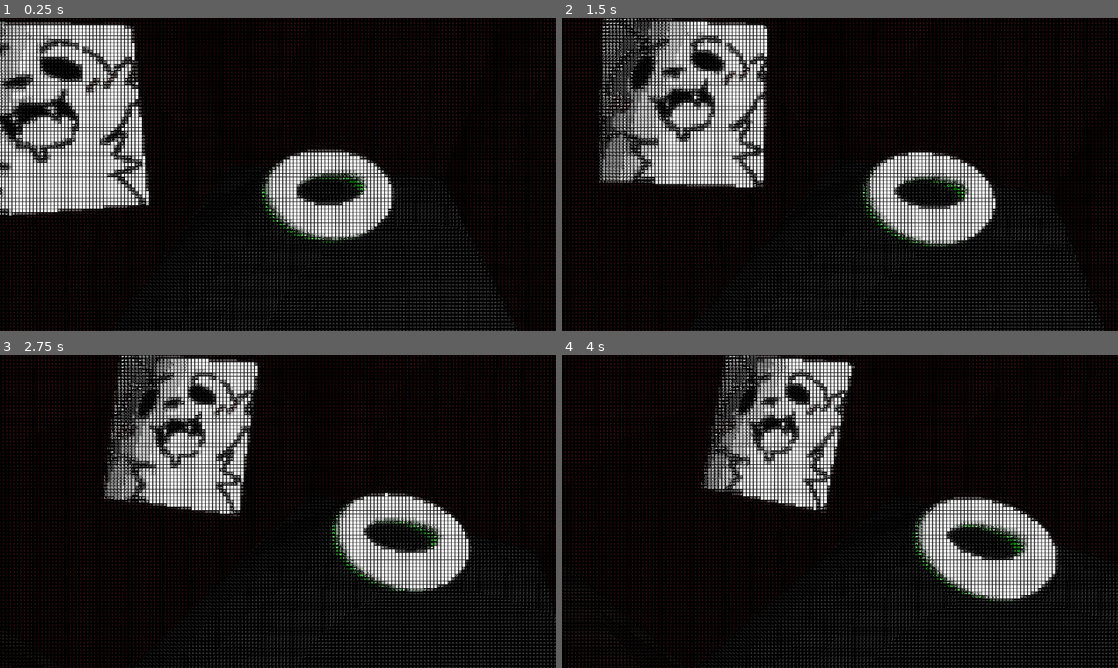
Above: before the commit, frames 1-4 (two rows, left to right).
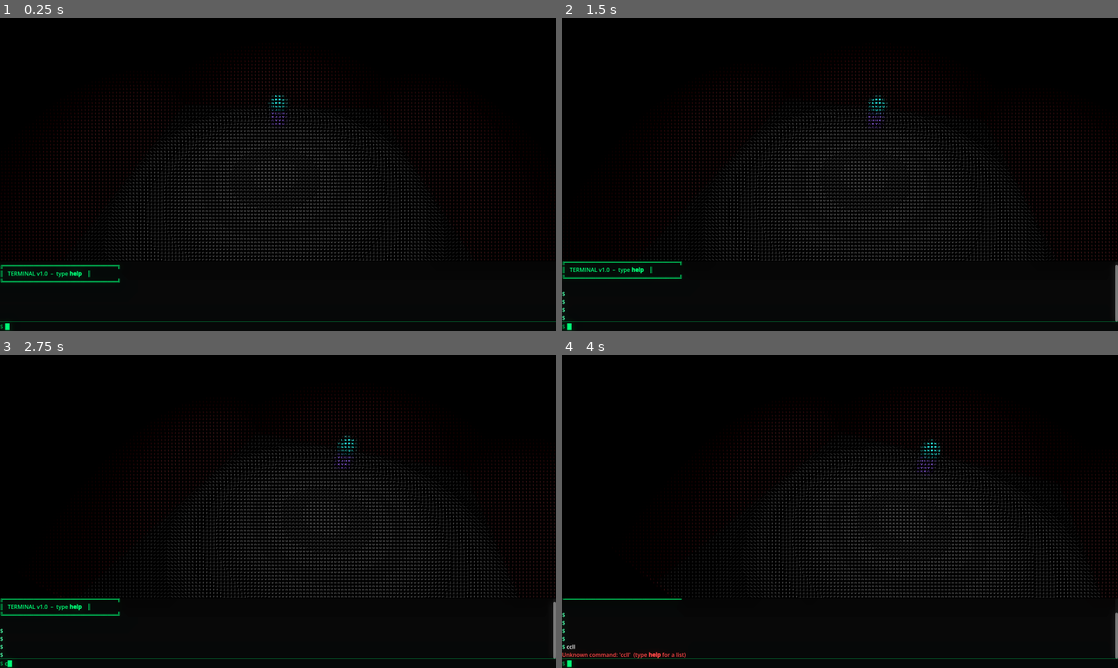
Above: after the commit, the same moments.

Repository: VocaBoca/ascii
Game: Godot game, scene res://level_test_scene.tscn
Two runs of this game, one before a commit and one after it. Both use one fixed random seed, a clock stepped at 60 frames per second and the inputs below.
Inputs:
- Up to frame 1 (0.25 s): no input
- Up to frame 2 (1.5 s): tap Enter at 0.5, 0.6 s; hold Up 0.53-1.28 s; tap Keypad Enter at 0.8, 1.35 s; hold Down from 1.28 s (still down)
- Up to frame 3 (2.75 s): tap Backspace at 1.55, 2.1 s; release Down at 2.03 s; hold Up from 2.03 s (still down); tap C at 2.3 s
- Up to frame 4 (4 s): tap C at 2.85 s; tap L at 3.05, 3.6 s; release Up at 3.53 s; hold Down from 3.53 s (still down); tap Enter at 3.8 s

The runs differ from the first frame. In frame 1, 33% of the frame differs, in the area x 0-100%, y 0-100%; in frame 2, 32%; in frame 3, 30%; in frame 4, 30%.

Commit message:
terminal + test model (drunk state)

Diff:
--- /dev/null
+++ b/Scripts/ConsoleScript.gd
@@ -0,0 +1,340 @@
+extends Control
+
+# ─────────────────────────────────────────────
+#  Terminal.gd
+#  Attach to a Control node inside your CanvasLayer.
+#  The node tree expected:
+#
+#   CanvasLayer
+#   └── Terminal          (this script, Control)
+#       ├── Background    (ColorRect)
+#       ├── ScrollContainer
+#       │   └── OutputLabel  (RichTextLabel)
+#       └── InputRow      (HBoxContainer)
+#           ├── Prompt    (Label)  – shows "$ "
+#           ├── InputLabel (Label) – current typed text
+#           └── Cursor    (Label) – "█" blinks
+#
+#  Or call  Terminal.build_scene()  from your scene's _ready()
+#  to have it auto-create the whole subtree.
+# ─────────────────────────────────────────────
+
+const FONT_SIZE       : int   = 16
+const BG_COLOR        : Color = Color(0.05, 0.05, 0.05, 0.92)
+const TEXT_COLOR      : Color = Color(0.0,  1.0,  0.45, 1.0)   # green phosphor
+const DIM_COLOR       : Color = Color(0.0,  0.6,  0.27, 1.0)
+const CURSOR_COLOR    : Color = Color(0.0,  1.0,  0.45, 1.0)
+const PROMPT_STR      : String = "$ "
+const CURSOR_BLINK_HZ : float = 1.8   # blinks per second
+const MAX_HISTORY     : int   = 200   # lines kept in output
+
+# ── node refs (populated in build_scene or _ready) ──────────────────────────
+var _output_label   : RichTextLabel
+var _input_label    : Label
+var _cursor_label   : Label
+var _scroll         : ScrollContainer
+
+# ── state ────────────────────────────────────────────────────────────────────
+var _input_buffer   : String = ""
+var _cursor_visible : bool   = true
+var _cursor_timer   : float  = 0.0
+var _history        : Array[String] = []   # command history
+var _history_idx    : int    = -1
+var _output_lines   : Array[String] = []
+
+# ── built-in font (monospace fallback) ───────────────────────────────────────
+# If you have a .ttf in res://fonts/ set this path; otherwise leave ""
+# and Godot will use its default monospace font.
+const MONO_FONT_PATH : String = ""   # e.g. "res://fonts/JetBrainsMono-Regular.ttf"
+
+# ════════════════════════════════════════════════════════════════════════════
+#  SCENE BUILDER  –  call this from your scene _ready if you don't want
+#                    to wire up nodes by hand in the editor.
+# ════════════════════════════════════════════════════════════════════════════
+func build_scene() -> void:
+	# ── Background ──────────────────────────────────────────────────────────
+	var bg := ColorRect.new()
+	bg.name = "Background"
+	bg.color = BG_COLOR
+	bg.set_anchors_and_offsets_preset(Control.PRESET_FULL_RECT)
+	add_child(bg)
+
+	# ── VBoxContainer wraps output + input ──────────────────────────────────
+	var vbox := VBoxContainer.new()
+	vbox.set_anchors_and_offsets_preset(Control.PRESET_FULL_RECT)
+	vbox.add_theme_constant_override("separation", 0)
+	add_child(vbox)
+
+	# ── ScrollContainer + OutputLabel ───────────────────────────────────────
+	_scroll = ScrollContainer.new()
+	_scroll.name = "ScrollContainer"
+	_scroll.size_flags_vertical = Control.SIZE_EXPAND_FILL
+	_scroll.size_flags_horizontal = Control.SIZE_EXPAND_FILL
+	vbox.add_child(_scroll)
+
+	_output_label = RichTextLabel.new()
+	_output_label.name = "OutputLabel"
+	_output_label.bbcode_enabled = true
+	_output_label.fit_content = true
+	_output_label.size_flags_horizontal = Control.SIZE_EXPAND_FILL
+	_output_label.scroll_active = false   # we handle scroll ourselves
+	_output_label.add_theme_color_override("default_color", TEXT_COLOR)
+	_output_label.add_theme_font_size_override("normal_font_size", FONT_SIZE)
+	_output_label.add_theme_font_size_override("mono_font_size", FONT_SIZE)
+	if MONO_FONT_PATH != "":
+		var fnt : FontFile = load(MONO_FONT_PATH)
+		_output_label.add_theme_font_override("normal_font", fnt)
+		_output_label.add_theme_font_override("mono_font", fnt)
+	_scroll.add_child(_output_label)
+
+	# ── Separator ────────────────────────────────────────────────────────────
+	var sep := ColorRect.new()
+	sep.color = DIM_COLOR
+	sep.custom_minimum_size = Vector2(0, 1)
+	vbox.add_child(sep)
+
+	# ── Input row ────────────────────────────────────────────────────────────
+	var row := HBoxContainer.new()
+	row.name = "InputRow"
+	row.custom_minimum_size = Vector2(0, FONT_SIZE + 10)
+	row.add_theme_constant_override("separation", 0)
+	vbox.add_child(row)
+
+	var prompt := Label.new()
+	prompt.name = "Prompt"
+	prompt.text = PROMPT_STR
+	prompt.add_theme_color_override("font_color", DIM_COLOR)
+	prompt.add_theme_font_size_override("font_size", FONT_SIZE)
+	if MONO_FONT_PATH != "":
+		prompt.add_theme_font_override("font", load(MONO_FONT_PATH))
+	row.add_child(prompt)
+
+	_input_label = Label.new()
+	_input_label.name = "InputLabel"
+	_input_label.text = ""
+	_input_label.add_theme_color_override("font_color", TEXT_COLOR)
+	_input_label.add_theme_font_size_override("font_size", FONT_SIZE)
+	if MONO_FONT_PATH != "":
+		_input_label.add_theme_font_override("font", load(MONO_FONT_PATH))
+	row.add_child(_input_label)
+
+	_cursor_label = Label.new()
+	_cursor_label.name = "Cursor"
+	_cursor_label.text = "█"
+	_cursor_label.add_theme_color_override("font_color", CURSOR_COLOR)
+	_cursor_label.add_theme_font_size_override("font_size", FONT_SIZE)
+	if MONO_FONT_PATH != "":
+		_cursor_label.add_theme_font_override("font", load(MONO_FONT_PATH))
+	row.add_child(_cursor_label)
+
+	# Print a welcome banner
+	_print_raw("[color=#00ff72]╔══════════════════════════════════╗[/color]")
+	_print_raw("[color=#00ff72]║   TERMINAL v1.0  –  type [b]help[/b]    ║[/color]")
+	_print_raw("[color=#00ff72]╚══════════════════════════════════╝[/color]")
+	_print_raw("")
+
+
+# ════════════════════════════════════════════════════════════════════════════
+#  LIFECYCLE
+# ════════════════════════════════════════════════════════════════════════════
+func _ready() -> void:
+	# If nodes aren't wired from editor, build them automatically
+	if not _output_label:
+		build_scene()
+	set_process_input(true)
+
+
+func _process(delta: float) -> void:
+	# ── cursor blink ────────────────────────────────────────────────────────
+	_cursor_timer += delta
+	if _cursor_timer >= 1.0 / CURSOR_BLINK_HZ:
+		_cursor_timer = 0.0
+		_cursor_visible = !_cursor_visible
+		_cursor_label.visible = _cursor_visible
+
+
+# ════════════════════════════════════════════════════════════════════════════
+#  INPUT
+# ════════════════════════════════════════════════════════════════════════════
+func _input(event: InputEvent) -> void:
+	if not visible:
+		return
+
+	if event is InputEventKey and event.pressed:
+		var key : int = event.keycode
+
+		match key:
+			KEY_ENTER, KEY_KP_ENTER:
+				_submit()
+
+			KEY_BACKSPACE:
+				if _input_buffer.length() > 0:
+					_input_buffer = _input_buffer.left(_input_buffer.length() - 1)
+					_update_input_display()
+
+			KEY_UP:
+				_history_navigate(-1)
+
+			KEY_DOWN:
+				_history_navigate(1)
+
+			KEY_C:
+				if event.ctrl_pressed:
+					# Ctrl+C  –  cancel current input
+					_print_line(PROMPT_STR + _input_buffer + "^C")
+					_input_buffer = ""
+					_history_idx = -1
+					_update_input_display()
+				else:
+					_type_char(event)
+
+			KEY_L:
+				if event.ctrl_pressed:
+					# Ctrl+L  –  clear screen
+					_output_lines.clear()
+					_output_label.clear()
+				else:
+					_type_char(event)
+
+			_:
+				_type_char(event)
+
+		get_viewport().set_input_as_handled()
+
+
+func _type_char(event: InputEventKey) -> void:
+	var ch := char(event.unicode)
+	# Only printable ASCII (32–126)
+	if event.unicode >= 32 and event.unicode <= 126:
+		_input_buffer += ch
+		_update_input_display()
+
+
+func _update_input_display() -> void:
+	_input_label.text = _input_buffer
+	# Reset blink so cursor stays visible while typing
+	_cursor_timer = 0.0
+	_cursor_visible = true
+	_cursor_label.visible = true
+
+
+# ════════════════════════════════════════════════════════════════════════════
+#  SUBMIT / EXECUTE
+# ════════════════════════════════════════════════════════════════════════════
+func _submit() -> void:
+	var raw := _input_buffer.strip_edges()
+
+	# Echo the command
+	_print_raw("[color=#4dffaa]" + PROMPT_STR + "[/color]" +
+			   "[color=#ffffff]" + raw.xml_escape() + "[/color]")
+
+	if raw != "":
+		# Save to history (avoid duplicates at top)
+		if _history.is_empty() or _history[0] != raw:
+			_history.push_front(raw)
+			if _history.size() > 100:
+				_history.pop_back()
+
+		_execute(raw)
+
+	_input_buffer = ""
+	_history_idx  = -1
+	_update_input_display()
+	_scroll_to_bottom()
+
+
+func _execute(cmd: String) -> void:
+	var parts  : Array = cmd.split(" ", false)
+	var name_  : String = parts[0].to_lower()
+	var args   : Array  = parts.slice(1)
+
+	match name_:
+		# ── built-in commands ────────────────────────────────────────────
+		"help":
+			_cmd_help(args)
+		"clear", "cls":
+			_output_lines.clear()
+			_output_label.clear()
+		"echo":
+			_print_line((" ".join(args)) if args.size() > 0 else "")
+		"history":
+			for i in _history.size():
+				_print_line("  %3d  %s" % [i + 1, _history[i]])
+		"ver", "version":
+			_print_line("Terminal v1.0  –  Godot 4")
+		"exit", "quit":
+			visible = false
+		_:
+			_print_error("Unknown command: '%s'  (type [b]help[/b] for a list)" % name_)
+
+
+# ════════════════════════════════════════════════════════════════════════════
+#  BUILT-IN COMMAND IMPLEMENTATIONS
+# ════════════════════════════════════════════════════════════════════════════
+func _cmd_help(_args: Array) -> void:
+	_print_raw("")
+	_print_raw("[b][color=#00ff72]Hello World[/color][/b]")
+	_print_raw("")
+	_print_raw("[color=#4dffaa]Available commands:[/color]")
+	_print_raw("  [b]help[/b]          –  show this message")
+	_print_raw("  [b]echo[/b] <text>   –  print text")
+	_print_raw("  [b]clear[/b]         –  clear the screen")
+	_print_raw("  [b]history[/b]       –  show command history")
+	_print_raw("  [b]ver[/b]           –  show version")
+	_print_raw("  [b]exit[/b]          –  hide terminal")
+	_print_raw("")
+
+
+# ════════════════════════════════════════════════════════════════════════════
+#  OUTPUT HELPERS
+# ════════════════════════════════════════════════════════════════════════════
+
+## Append a plain text line (auto-escaped, no BBCode)
+func _print_line(text: String) -> void:
+	_print_raw(text.xml_escape())
+
+
+## Append a BBCode line directly
+func _print_raw(bbcode: String) -> void:
+	_output_lines.append(bbcode)
+	if _output_lines.size() > MAX_HISTORY:
+		_output_lines.pop_front()
+		# Rebuild from scratch to keep within limit
+		_output_label.clear()
+		for line in _output_lines:
+			_output_label.append_text(line + "\n")
+	else:
+		_output_label.append_text(bbcode + "\n")
+
+
+## Print a red error line
+func _print_error(msg: String) -> void:
+	_print_raw("[color=#ff4444]" + msg + "[/color]")
+
+
+## Expose for other scripts: Terminal.print_output("text")
+func print_output(text: String) -> void:
+	_print_line(text)
+	_scroll_to_bottom()
+
+
+func _scroll_to_bottom() -> void:
+	# Two frames lets RichTextLabel finish layout before we read max_value
+	await get_tree().process_frame
+	await get_tree().process_frame
+	if _scroll:
+		_scroll.scroll_vertical = int(_scroll.get_v_scroll_bar().max_value)
+
+
+# ════════════════════════════════════════════════════════════════════════════
+#  HISTORY NAVIGATION  (↑ / ↓)
+# ════════════════════════════════════════════════════════════════════════════
+func _history_navigate(direction: int) -> void:
+	if _history.is_empty():
+		return
+	_history_idx = clamp(_history_idx + direction, -1, _history.size() - 1)
+	if _history_idx == -1:
+		_input_buffer = ""
+	else:
+		_input_buffer = _history[_history_idx]
+	_update_input_display()
--- /dev/null
+++ b/Scripts/LevelTestScene.gd
@@ -0,0 +1,16 @@
+extends Node3D
+
+@onready var terminal : Control = $CanvasLayer/ConsoleWindow
+
+# Called when the node enters the scene tree for the first time.
+func _ready() -> void:
+	pass # Replace with function body.
+
+func _input(event):
+	if event is InputEventKey and event.pressed:
+		if event.keycode == KEY_QUOTELEFT:
+			terminal.visible = !terminal.visible
+
+# Called every frame. 'delta' is the elapsed time since the previous frame.
+func _process(delta: float) -> void:
+	pass
--- a/level_test_scene.tscn
+++ b/level_test_scene.tscn
@@ -1,10 +1,13 @@
 [gd_scene format=3 uid="uid://cvgq6xihovhs2"]
 
+[ext_resource type="Script" uid="uid://dnrdhm2n03uvc" path="res://Scripts/LevelTestScene.gd" id="1_4fyl6"]
 [ext_resource type="Script" uid="uid://f8k8y1ivfqh0" path="res://Scripts/CameraTestMovement.gd" id="1_8hbb6"]
 [ext_resource type="Shader" uid="uid://d2hyrv34invfm" path="res://Shaders/ASCII_main.gdshader" id="2_x0c6s"]
 [ext_resource type="Texture2D" uid="uid://cadstupcq0n4v" path="res://Textures/36aace9b44843519c1407732ce06818b.jpg" id="3_hgkj1"]
 [ext_resource type="Texture2D" uid="uid://tll8kbevgpbn" path="res://Textures/Atlas5.png" id="3_x0c6s"]
 [ext_resource type="Script" uid="uid://d2lck71voytmp" path="res://Scripts/Color_Rect_Debug_Script.gd" id="4_4fyl6"]
+[ext_resource type="ArrayMesh" uid="uid://fpwa65lgb7oo" path="res://Models/TestModel.obj" id="4_fkw4m"]
+[ext_resource type="Script" uid="uid://c13v6a6co0t4g" path="res://Scripts/ConsoleScript.gd" id="7_fkw4m"]
 
 [sub_resource type="Environment" id="Environment_fkw4m"]
 background_mode = 3
@@ -21,6 +24,7 @@
 albedo_color = Color(0.19793725, 0.19793722, 0.19793722, 1)
 
 [sub_resource type="BoxMesh" id="BoxMesh_sfm0x"]
+size = Vector3(1, 0.5, 1)
 
 [sub_resource type="StandardMaterial3D" id="StandardMaterial3D_wkxdq"]
 cull_mode = 1
@@ -37,10 +41,18 @@
 [sub_resource type="StandardMaterial3D" id="StandardMaterial3D_hgkj1"]
 albedo_texture = ExtResource("3_hgkj1")
 
+[sub_resource type="CapsuleShape3D" id="CapsuleShape3D_g8ngl"]
+
+[sub_resource type="StandardMaterial3D" id="StandardMaterial3D_sfm0x"]
+albedo_color = Color(0.55145144, 0.33066234, 0.979412, 1)
+
+[sub_resource type="StandardMaterial3D" id="StandardMaterial3D_fkw4m"]
+albedo_color = Color(9.62615e-08, 0.77621925, 0.7358226, 1)
+
 [sub_resource type="ShaderMaterial" id="ShaderMaterial_33wto"]
 shader = ExtResource("2_x0c6s")
 shader_parameter/ascii_atlas = ExtResource("3_x0c6s")
-shader_parameter/cell_size = 10.000000284999999
+shader_parameter/cell_size = 10.000000285
 shader_parameter/atlas_grid = Vector2(8, 6)
 shader_parameter/glyph_count = 48.0
 shader_parameter/atlas_mapping_power = 1.00000004424012
@@ -51,13 +63,14 @@
 shader_parameter/color_boost = 1.0000000475
 
 [node name="LevelTestScene" type="Node3D" unique_id=70158495]
+script = ExtResource("1_4fyl6")
 
 [node name="WorldEnvironment" type="WorldEnvironment" parent="." unique_id=930120835]
 environment = SubResource("Environment_fkw4m")
 
 [node name="SubViewport" type="SubViewport" parent="." unique_id=302337459]
 transparent_bg = true
-size = Vector2i(1920, 1080)
+size = Vector2i(1600, 900)
 
 [node name="Floor" type="MeshInstance3D" parent="SubViewport" unique_id=50778675]
 transform = Transform3D(50, 0, 0, 0, -2.1855694e-06, 50, 0, -50, -2.1855694e-06, 0, 0, 0)
@@ -65,7 +78,7 @@
 surface_material_override/0 = SubResource("StandardMaterial3D_kmb7y")
 
 [node name="RedBox" type="MeshInstance3D" parent="SubViewport" unique_id=1054889241]
-transform = Transform3D(6.3, 0, 0, 0, 6.3, 0, 0, 0, 6.3, 0, 3.0985978, 0)
+transform = Transform3D(6.3, 0, 0, 0, 6.3, 0, 0, 0, 6.3, 0, 1.5157359, 0)
 mesh = SubResource("BoxMesh_sfm0x")
 surface_material_override/0 = SubResource("StandardMaterial3D_wkxdq")
 
@@ -79,25 +92,39 @@
 omni_range = 13.1
 
 [node name="Camera3D" type="Camera3D" parent="SubViewport" unique_id=455648085]
-transform = Transform3D(0.9834776, -0.13812178, 0.11702215, 0.030697668, 0.7643052, 0.6441236, -0.17840813, -0.6298889, 0.7559171, 0.19182086, 3.974392, 3.1100209)
+transform = Transform3D(1, 0, 0, 0, 0.70710677, 0.70710677, 0, -0.70710677, 0.70710677, 0.19182086, 3.1493394, 3.1100209)
 current = true
 script = ExtResource("1_8hbb6")
 
-[node name="MeshInstance3D" type="MeshInstance3D" parent="SubViewport" unique_id=59155390]
+[node name="BabelEmissionTest" type="MeshInstance3D" parent="SubViewport" unique_id=59155390]
 transform = Transform3D(1, 0, 0, 0, 1, 0, 0, 0, 1, 0, 1.6770865, 0)
+visible = false
 mesh = SubResource("TorusMesh_kmb7y")
 surface_material_override/0 = SubResource("StandardMaterial3D_8hbb6")
 
 [node name="SpotLight3D" type="SpotLight3D" parent="SubViewport" unique_id=326833247]
-transform = Transform3D(1, 0, 0, 0, 0.25881907, 0.9659258, 0, -0.9659258, 0.25881907, 2.1911795, 6.2704005, 2.9752543)
+transform = Transform3D(1, 0, 0, 0, -4.371139e-08, 1, 0, -1, -4.371139e-08, 0, 3.5063756, 0)
 light_energy = 13.917
-spot_range = 15.477
-spot_angle = 75.86
+spot_range = 8.212
+spot_attenuation = 1.19
+spot_angle = 63.01
 
-[node name="MeshInstance3D2" type="MeshInstance3D" parent="SubViewport" unique_id=1891808082]
+[node name="AvatarTest" type="MeshInstance3D" parent="SubViewport" unique_id=1891808082]
 transform = Transform3D(0.46099934, 0.09033446, 0.07031572, -0.003706818, 0.30339208, -0.36546478, -0.11441536, 0.35414395, 0.2951545, -1.3592227, 3.4580095, 1.972)
+visible = false
 mesh = SubResource("PlaneMesh_x0c6s")
 surface_material_override/0 = SubResource("StandardMaterial3D_hgkj1")
+
+[node name="CharacterBody3D" type="CharacterBody3D" parent="SubViewport" unique_id=1521667753]
+
+[node name="CollisionShape3D" type="CollisionShape3D" parent="SubViewport/CharacterBody3D" unique_id=1607148197]
+shape = SubResource("CapsuleShape3D_g8ngl")
+
+[node name="MeshInstance3D" type="MeshInstance3D" parent="SubViewport/CharacterBody3D" unique_id=1715825048]
+transform = Transform3D(0.5, 0, 0, 0, 0.5, 0, 0, 0, 0.5, 0, 0, -2.2068825)
+mesh = ExtResource("4_fkw4m")
+surface_material_override/0 = SubResource("StandardMaterial3D_sfm0x")
+surface_material_override/1 = SubResource("StandardMaterial3D_fkw4m")
 
 [node name="CanvasLayer" type="CanvasLayer" parent="." unique_id=635638733]
 follow_viewport_enabled = true
@@ -107,10 +134,15 @@
 anchors_preset = -1
 anchor_right = 0.003125
 anchor_bottom = 0.008333334
-offset_left = -16.0
-offset_top = -10.0
-offset_right = 1921.0
-offset_bottom = 1079.0
+offset_right = 1595.0
+offset_bottom = 892.5
 script = ExtResource("4_4fyl6")
 viewport = NodePath("../../SubViewport")
 metadata/_edit_use_anchors_ = true
+
+[node name="ConsoleWindow" type="ColorRect" parent="CanvasLayer" unique_id=1939923250]
+offset_top = 700.0
+offset_right = 1600.0
+offset_bottom = 900.0
+color = Color(0, 0, 0, 1)
+script = ExtResource("7_fkw4m")
Not shown, added: Models/TestModel.obj
Not shown, added: Models/TestModel.obj.import
Not shown, added: Scripts/ConsoleScript.gd.uid
Not shown, added: Scripts/LevelTestScene.gd.uid
